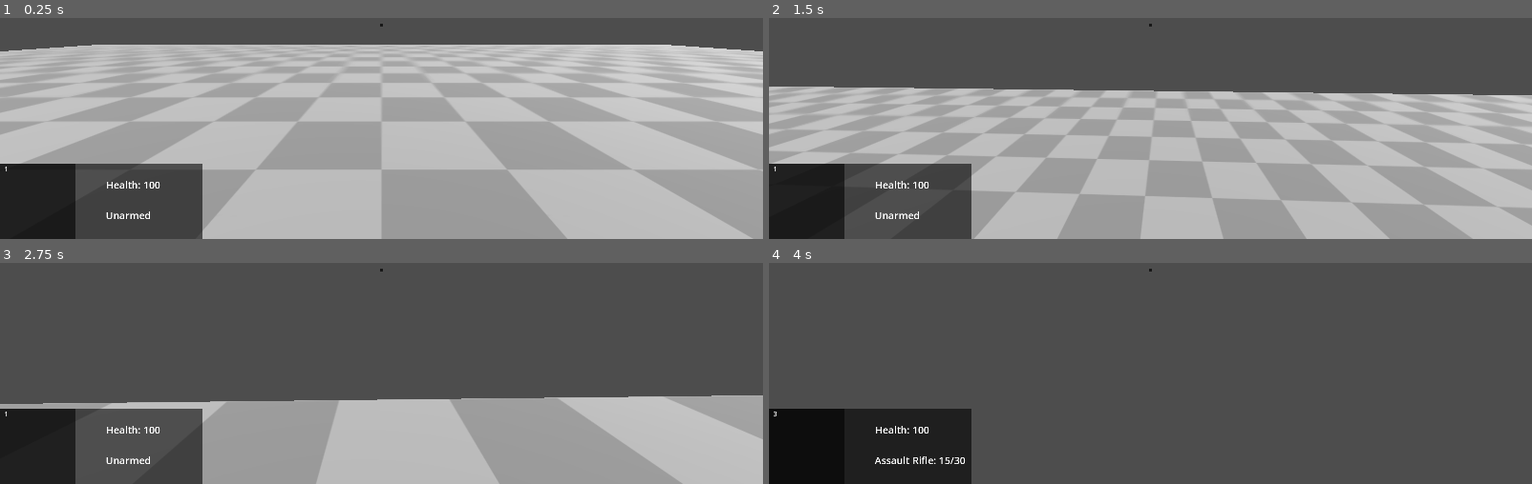
Above: before the commit, frames 1-4 (two rows, left to right).
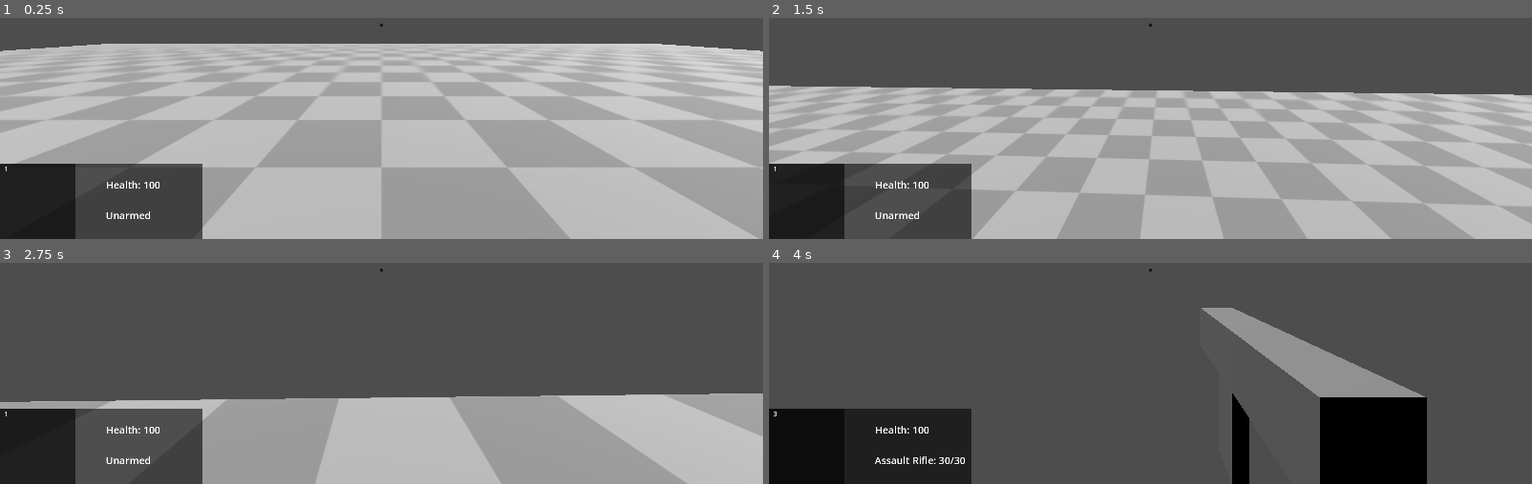
Above: after the commit, the same moments.

Repository: Robertsonl1/game_development_2024
Game: Godot game, scene res://scenes/main.tscn
Two runs of this game, one before a commit and one after it. Both use one fixed random seed, a clock stepped at 60 frames per second and the inputs below.
Inputs (mouse positions are in pixels of both pictures, inside the frame that each line leads up to):
- Up to frame 1 (0.25 s): no input
- Up to frame 2 (1.5 s): tap Enter at 0.5 s; move the mouse to (1188, 22) at 0.52 s; hold W (forwards) from 0.53 s (still down); click (1188, 22) at 0.6 s; tap Space (jump) at 0.77 s; move the mouse to (1112, 26) at 1.27 s; tap 1 (empty) at 1.35 s
- Up to frame 3 (2.75 s): keep holding W (forwards); tap Space (jump) at 1.52 s; click (343, 271) at 1.55 s; move the mouse to (outside the picture) at 2.02 s; click (outside the picture) at 2.1 s
- Up to frame 4 (4 s): keep holding W (forwards); move the mouse to (1142, 276) at 2.77 s; tap 2 (primary) at 2.85 s; tap Space (jump) at 3.02, 3.5, 3.77 s; click (1142, 276) at 3.05 s; move the mouse to (1203, 276) at 3.52 s; tap 3 (secondary) at 3.6 s; click (1203, 276) at 3.8 s

The runs differ from the first frame. In frame 1, 2.6% of the frame differs, in the area x 0-100%, y 11-100%; in frame 2, 0.7%; in frame 3, 1.2%; in frame 4, 10%, in the area x 22-87%, y 20-100%.

Commit message:
fixed

Diff:
--- a/game_development_2024-main/project.godot
+++ b/game_development_2024-main/project.godot
@@ -82,3 +82,8 @@
 "events": [Object(InputEventKey,"resource_local_to_scene":false,"resource_name":"","device":-1,"window_id":0,"alt_pressed":false,"shift_pressed":false,"ctrl_pressed":false,"meta_pressed":false,"pressed":false,"keycode":0,"physical_keycode":82,"key_label":0,"unicode":114,"echo":false,"script":null)
 ]
 }
+debugaction={
+"deadzone": 0.5,
+"events": [Object(InputEventKey,"resource_local_to_scene":false,"resource_name":"","device":-1,"window_id":0,"alt_pressed":false,"shift_pressed":false,"ctrl_pressed":false,"meta_pressed":false,"pressed":false,"keycode":0,"physical_keycode":96,"key_label":0,"unicode":0,"echo":false,"script":null)
+]
+}
--- a/game_development_2024-main/scenes/main.tscn
+++ b/game_development_2024-main/scenes/main.tscn
@@ -1,7 +1,7 @@
-[gd_scene load_steps=9 format=3 uid="uid://c01q7bftr3cro"]
+[gd_scene load_steps=9 format=3 uid="uid://1hrlieyp85wi"]
 
 [ext_resource type="Texture2D" uid="uid://yubb6ou4f7j4" path="res://data/textures/placeholder.png" id="1_ayfrv"]
-[ext_resource type="PackedScene" uid="uid://bwnkle17ik1nl" path="res://scenes/player.tscn" id="1_gn6kh"]
+[ext_resource type="PackedScene" uid="uid://d2nxinnku83xw" path="res://scenes/player/player.tscn" id="1_gn6kh"]
 [ext_resource type="PackedScene" uid="uid://b5c2k5kofgpp7" path="res://scenes/weapons/ammopickup/ammo_pickup.tscn" id="3_hfh1v"]
 
 [sub_resource type="BoxShape3D" id="BoxShape3D_i7h4c"]
@@ -37,7 +37,7 @@
 surface_material_override/0 = SubResource("StandardMaterial3D_2jdyt")
 
 [node name="StaticBody3D2" type="StaticBody3D" parent="."]
-transform = Transform3D(1, 0, 0, 0, 1, 0, 0, 0, 1, -8.02451, 9.20583, 5.81385)
+transform = Transform3D(1, 0, 0, 0, 1, 0, 0, 0, 1, -2.0231, 2.12688, 5.81385)
 
 [node name="MeshInstance3D" type="MeshInstance3D" parent="StaticBody3D2"]
 mesh = SubResource("BoxMesh_ierog")
@@ -45,5 +45,32 @@
 [node name="CollisionShape3D" type="CollisionShape3D" parent="StaticBody3D2"]
 shape = SubResource("BoxShape3D_uonfk")
 
+[node name="StaticBody3D3" type="StaticBody3D" parent="."]
+transform = Transform3D(1, 0, 0, 0, 1, 0, 0, 0, 1, -2.0231, 3.06027, 7.64956)
+
+[node name="MeshInstance3D" type="MeshInstance3D" parent="StaticBody3D3"]
+mesh = SubResource("BoxMesh_ierog")
+
+[node name="CollisionShape3D" type="CollisionShape3D" parent="StaticBody3D3"]
+shape = SubResource("BoxShape3D_uonfk")
+
+[node name="StaticBody3D4" type="StaticBody3D" parent="."]
+transform = Transform3D(1, 0, 0, 0, 1, 0, 0, 0, 1, -2.0231, 1.0187, 4.00314)
+
+[node name="MeshInstance3D" type="MeshInstance3D" parent="StaticBody3D4"]
+mesh = SubResource("BoxMesh_ierog")
+
+[node name="CollisionShape3D" type="CollisionShape3D" parent="StaticBody3D4"]
+shape = SubResource("BoxShape3D_uonfk")
+
+[node name="StaticBody3D5" type="StaticBody3D" parent="."]
+transform = Transform3D(1, 0, 0, 0, 1, 0, 0, 0, 1, -2.0231, 4.04911, 9.89539)
+
+[node name="MeshInstance3D" type="MeshInstance3D" parent="StaticBody3D5"]
+mesh = SubResource("BoxMesh_ierog")
+
+[node name="CollisionShape3D" type="CollisionShape3D" parent="StaticBody3D5"]
+shape = SubResource("BoxShape3D_uonfk")
+
 [node name="AmmoPickup" parent="." instance=ExtResource("3_hfh1v")]
 transform = Transform3D(1, 0, 0, 0, 1, 0, 0, 0, 1, 17.1681, 0.735694, -0.136473)
--- a/game_development_2024-main/scripts/characters/player/player.gd
+++ b/game_development_2024-main/scenes/player/player.gd
@@ -2,7 +2,6 @@
 
 signal playerdied
 
-var speed = 10
 var walkspeed = 10
 var crouchspeed = 5
 var sprintspeed = 15
@@ -49,20 +48,20 @@
 				MOUSE_BUTTON_WHEEL_DOWN:
 					weapon_manager.previous_weapon()
 
-func _physics_process(delta):
+func _physics_process(_delta):
 
 	process_weapons()
-	process_movement(delta)
+	process_movement(_delta)
 
 
-func process_movement(delta):
+func process_movement(_delta):
 # Stops all vertical momentum when the player's head hits a ceiling
 	if is_on_ceiling():
 		gravity_vec = Vector3.ZERO
 
 	# Applys gravity to the player when they are not on the ground
 	if not is_on_floor():
-		gravity_vec += Vector3.DOWN * gravity * delta
+		gravity_vec += Vector3.DOWN * gravity * _delta
 		horizontal_acceleration = air_acceleration
 	else:
 		gravity_vec = -get_floor_normal()
@@ -76,7 +75,7 @@
 	var input_dir = Input.get_vector("left", "right", "forwards", "backwards")
 	direction = (transform.basis * Vector3(input_dir.x, 0, input_dir.y)).normalized()
 
-	horizontal_velocity = horizontal_velocity.lerp(direction * truespeed, horizontal_acceleration * delta)
+	horizontal_velocity = horizontal_velocity.lerp(direction * truespeed, horizontal_acceleration * _delta)
 	movement.z = horizontal_velocity.z + gravity_vec.z
 	movement.x = horizontal_velocity.x + gravity_vec.x
 	movement.y = gravity_vec.y
--- a/game_development_2024-main/scenes/player.tscn
+++ b/game_development_2024-main/scenes/player/player.tscn
@@ -1,6 +1,6 @@
-[gd_scene load_steps=9 format=3 uid="uid://bwnkle17ik1nl"]
+[gd_scene load_steps=9 format=3 uid="uid://d2nxinnku83xw"]
 
-[ext_resource type="Script" path="res://scripts/characters/player/player.gd" id="1_pcdq5"]
+[ext_resource type="Script" path="res://scenes/player/player.gd" id="1_hl7cn"]
 [ext_resource type="Script" path="res://scenes/weapons/weapon_manager.gd" id="2_3t5l0"]
 [ext_resource type="PackedScene" uid="uid://dp2532qasylyo" path="res://scenes/weapons/armed/handcannon/handcannon.tscn" id="2_24c3m"]
 [ext_resource type="PackedScene" uid="uid://b5ds11qrvkbyu" path="res://scenes/weapons/armed/assaultrifle/assault_rifle.tscn" id="3_1sxk0"]
@@ -13,7 +13,7 @@
 
 [node name="Player" type="CharacterBody3D"]
 transform = Transform3D(1, 0, 0, 0, 1, 0, 0, 0, 1, 0, 1, 0)
-script = ExtResource("1_pcdq5")
+script = ExtResource("1_hl7cn")
 
 [node name="MeshInstance3D" type="MeshInstance3D" parent="."]
 mesh = SubResource("CapsuleMesh_k4s4p")
@@ -25,7 +25,7 @@
 transform = Transform3D(1, 0, 0, 0, 1, 0, 0, 0, 1, 0, 0.572963, 0)
 
 [node name="Camera3D" type="Camera3D" parent="Head"]
-transform = Transform3D(1, 0, 0, 0, 1, 0, 0, 0, 1, 0, 0.155617, 0)
+transform = Transform3D(1, 0, 0, 0, 1, 0, 0, 0, 1, 0, 0.128561, 0)
 
 [node name="RayCast3D" type="RayCast3D" parent="Head/Camera3D"]
 target_position = Vector3(0, 0, -100)
@@ -35,9 +35,12 @@
 
 [node name="HandCannon" parent="Head/Hand" instance=ExtResource("2_24c3m")]
 transform = Transform3D(1, 0, 0, 0, 1, 0, 0, 0, 1, 0.224, -0.101, -0.354)
+ammo_in_mag = 7
+damage = 50
 
 [node name="AssaultRifle" parent="Head/Hand" instance=ExtResource("3_1sxk0")]
 transform = Transform3D(1, 0, 0, 0, 1, 0, 0, 0, 1, 0.158, -0.007, -0.437)
+ammo_in_mag = 30
 
 [node name="Unarmed" parent="Head/Hand" instance=ExtResource("4_jfo8s")]
 
--- a/game_development_2024-main/scenes/singletons/global.gd
+++ b/game_development_2024-main/scenes/singletons/global.gd
@@ -2,7 +2,7 @@
 
 
 func instantiate_node(packed_scene, pos = null, parent = null):
-	var clone = packed_scene.instance()
+	var clone = packed_scene.instantiate()
 
 	var root = get_tree().root
 	if parent == null:
--- a/game_development_2024-main/scenes/weapons/ammopickup/ammo_pickup.tscn
+++ b/game_development_2024-main/scenes/weapons/ammopickup/ammo_pickup.tscn
@@ -6,7 +6,7 @@
 size = Vector3(0.15, 0.15, 0.15)
 
 [sub_resource type="BoxShape3D" id="BoxShape3D_2vkli"]
-size = Vector3(0.5, 0.5, 0.4)
+size = Vector3(0.5, 0.5, 0.5)
 
 [node name="AmmoPickup" type="Area3D"]
 script = ExtResource("1_imjl3")
--- a/game_development_2024-main/scenes/weapons/armed/armed.gd
+++ b/game_development_2024-main/scenes/weapons/armed/armed.gd
@@ -34,7 +34,7 @@
 		if ammo_in_mag > 0:
 			if not is_firing:
 				is_firing = true
-				animation_player.get_animation("Fire").loop = true
+				animation_player.get_animation("Fire")
 				animation_player.play("Fire", -1.0, fire_rate)
 
 			return
@@ -44,7 +44,8 @@
 
 func fire_stop():
 	is_firing = false
-	animation_player.get_animation("Fire").loop = false
+	animation_player.get_animation("Fire")
+	animation_player.play("RESET")
 
 
 func fire_bullet():    # Will be called from the animation track
@@ -74,11 +75,13 @@
 
 # Equip/Unequip Cycle
 func equip():
+	show_weapon()
 	animation_player.play("Equip", -1.0, equip_speed)
 	is_reloading = false
 
 func unequip():
 	animation_player.play("Unequip", -1.0, unequip_speed)
+	hide_weapon()
 
 func is_equip_finished():
 	if is_equipped:
--- a/game_development_2024-main/scenes/weapons/armed/assaultrifle/assault_rifle.gd
+++ b/game_development_2024-main/scenes/weapons/armed/assaultrifle/assault_rifle.gd
@@ -9,4 +9,4 @@
 
 
 func on_animation_finish(anim_name):
-	on_animation_finish(anim_name)
+	super.on_animation_finish(anim_name)
--- a/game_development_2024-main/scenes/weapons/armed/assaultrifle/assault_rifle.tscn
+++ b/game_development_2024-main/scenes/weapons/armed/assaultrifle/assault_rifle.tscn
@@ -11,61 +11,6 @@
 
 [sub_resource type="BoxMesh" id="BoxMesh_250oj"]
 size = Vector3(0.076, 0.09, 0.478)
-
-[sub_resource type="Animation" id="Animation_ecdyw"]
-length = 0.001
-tracks/0/type = "value"
-tracks/0/imported = false
-tracks/0/enabled = true
-tracks/0/path = NodePath("Root/Anchor:rotation")
-tracks/0/interp = 1
-tracks/0/loop_wrap = true
-tracks/0/keys = {
-"times": PackedFloat32Array(0),
-"transitions": PackedFloat32Array(1),
-"update": 0,
-"values": [Vector3(0, 0, 0)]
-}
-tracks/1/type = "value"
-tracks/1/imported = false
-tracks/1/enabled = true
-tracks/1/path = NodePath("Root/Anchor/Body:position")
-tracks/1/interp = 1
-tracks/1/loop_wrap = true
-tracks/1/keys = {
-"times": PackedFloat32Array(0),
-"transitions": PackedFloat32Array(1),
-"update": 0,
-"values": [Vector3(0, 0, -0.5)]
-}
-tracks/2/type = "value"
-tracks/2/imported = false
-tracks/2/enabled = true
-tracks/2/path = NodePath("Root/Anchor/Body:rotation")
-tracks/2/interp = 1
-tracks/2/loop_wrap = true
-tracks/2/keys = {
-"times": PackedFloat32Array(0),
-"transitions": PackedFloat32Array(1),
-"update": 0,
-"values": [Vector3(0, 0, 0)]
-}
-
-[sub_resource type="Animation" id="Animation_da6tu"]
-resource_name = "deequip"
-length = 0.1
-tracks/0/type = "value"
-tracks/0/imported = false
-tracks/0/enabled = true
-tracks/0/path = NodePath("Root/Anchor:rotation")
-tracks/0/interp = 1
-tracks/0/loop_wrap = true
-tracks/0/keys = {
-"times": PackedFloat32Array(0, 0.1),
-"transitions": PackedFloat32Array(1, 1),
-"update": 0,
-"values": [Vector3(0, 0, 0), Vector3(-1.5708, 0, 0)]
-}
 
 [sub_resource type="Animation" id="Animation_8pbj5"]
 resource_name = "equip"
@@ -127,6 +72,45 @@
 }]
 }
 
+[sub_resource type="Animation" id="Animation_ecdyw"]
+length = 0.001
+tracks/0/type = "value"
+tracks/0/imported = false
+tracks/0/enabled = true
+tracks/0/path = NodePath("Root/Anchor:rotation")
+tracks/0/interp = 1
+tracks/0/loop_wrap = true
+tracks/0/keys = {
+"times": PackedFloat32Array(0),
+"transitions": PackedFloat32Array(1),
+"update": 0,
+"values": [Vector3(0, 0, 0)]
+}
+tracks/1/type = "value"
+tracks/1/imported = false
+tracks/1/enabled = true
+tracks/1/path = NodePath("Root/Anchor/Body:position")
+tracks/1/interp = 1
+tracks/1/loop_wrap = true
+tracks/1/keys = {
+"times": PackedFloat32Array(0),
+"transitions": PackedFloat32Array(1),
+"update": 0,
+"values": [Vector3(0, 0, -0.5)]
+}
+tracks/2/type = "value"
+tracks/2/imported = false
+tracks/2/enabled = true
+tracks/2/path = NodePath("Root/Anchor/Body:rotation")
+tracks/2/interp = 1
+tracks/2/loop_wrap = true
+tracks/2/keys = {
+"times": PackedFloat32Array(0),
+"transitions": PackedFloat32Array(1),
+"update": 0,
+"values": [Vector3(0, 0, 0)]
+}
+
 [sub_resource type="Animation" id="Animation_sfcip"]
 resource_name = "reload"
 tracks/0/type = "value"
@@ -154,6 +138,22 @@
 "values": [Vector3(0, 0, 0), Vector3(0.683392, 0.477245, 0.315605), Vector3(-0.440282, -0.601729, 0.823189), Vector3(0, 0, 0)]
 }
 
+[sub_resource type="Animation" id="Animation_da6tu"]
+resource_name = "deequip"
+length = 0.1
+tracks/0/type = "value"
+tracks/0/imported = false
+tracks/0/enabled = true
+tracks/0/path = NodePath("Root/Anchor:rotation")
+tracks/0/interp = 1
+tracks/0/loop_wrap = true
+tracks/0/keys = {
+"times": PackedFloat32Array(0, 0.1),
+"transitions": PackedFloat32Array(1, 1),
+"update": 0,
+"values": [Vector3(0, 0, 0), Vector3(-1.5708, 0, 0)]
+}
+
 [sub_resource type="AnimationLibrary" id="AnimationLibrary_i1cnj"]
 _data = {
 "Equip": SubResource("Animation_8pbj5"),
--- a/game_development_2024-main/scenes/weapons/armed/handcannon/handcannon.gd
+++ b/game_development_2024-main/scenes/weapons/armed/handcannon/handcannon.gd
@@ -9,4 +9,4 @@
 
 
 func on_animation_finish(anim_name):
-	on_animation_finish(anim_name)
+	super.on_animation_finish(anim_name)
--- a/game_development_2024-main/scenes/weapons/armed/handcannon/handcannon.tscn
+++ b/game_development_2024-main/scenes/weapons/armed/handcannon/handcannon.tscn
@@ -8,61 +8,6 @@
 
 [sub_resource type="BoxMesh" id="BoxMesh_n23jv"]
 size = Vector3(0.055, 0.135, 0.068)
-
-[sub_resource type="Animation" id="Animation_dp3oj"]
-length = 0.001
-tracks/0/type = "value"
-tracks/0/imported = false
-tracks/0/enabled = true
-tracks/0/path = NodePath("Root/Anchor:rotation")
-tracks/0/interp = 1
-tracks/0/loop_wrap = true
-tracks/0/keys = {
-"times": PackedFloat32Array(0),
-"transitions": PackedFloat32Array(1),
-"update": 0,
-"values": [Vector3(0, 0, 0)]
-}
-tracks/1/type = "value"
-tracks/1/imported = false
-tracks/1/enabled = true
-tracks/1/path = NodePath("Root/Anchor/Body:rotation")
-tracks/1/interp = 1
-tracks/1/loop_wrap = true
-tracks/1/keys = {
-"times": PackedFloat32Array(0),
-"transitions": PackedFloat32Array(1),
-"update": 0,
-"values": [Vector3(0, 0, 0)]
-}
-tracks/2/type = "value"
-tracks/2/imported = false
-tracks/2/enabled = true
-tracks/2/path = NodePath("Root/Anchor/Body:position")
-tracks/2/interp = 1
-tracks/2/loop_wrap = true
-tracks/2/keys = {
-"times": PackedFloat32Array(0),
-"transitions": PackedFloat32Array(1),
-"update": 0,
-"values": [Vector3(0, 0, -0.5)]
-}
-
-[sub_resource type="Animation" id="Animation_sk1e2"]
-resource_name = "deequip"
-length = 0.1
-tracks/0/type = "value"
-tracks/0/imported = false
-tracks/0/enabled = true
-tracks/0/path = NodePath("Root/Anchor:rotation")
-tracks/0/interp = 1
-tracks/0/loop_wrap = true
-tracks/0/keys = {
-"times": PackedFloat32Array(0, 0.1),
-"transitions": PackedFloat32Array(1, 1),
-"update": 0,
-"values": [Vector3(0, 0, 0), Vector3(-1.5708, 0, 0)]
-}
 
 [sub_resource type="Animation" id="Animation_wig5a"]
 resource_name = "equip"
@@ -123,6 +68,45 @@
 }]
 }
 
+[sub_resource type="Animation" id="Animation_dp3oj"]
+length = 0.001
+tracks/0/type = "value"
+tracks/0/imported = false
+tracks/0/enabled = true
+tracks/0/path = NodePath("Root/Anchor:rotation")
+tracks/0/interp = 1
+tracks/0/loop_wrap = true
+tracks/0/keys = {
+"times": PackedFloat32Array(0),
+"transitions": PackedFloat32Array(1),
+"update": 0,
+"values": [Vector3(0, 0, 0)]
+}
+tracks/1/type = "value"
+tracks/1/imported = false
+tracks/1/enabled = true
+tracks/1/path = NodePath("Root/Anchor/Body:rotation")
+tracks/1/interp = 1
+tracks/1/loop_wrap = true
+tracks/1/keys = {
+"times": PackedFloat32Array(0),
+"transitions": PackedFloat32Array(1),
+"update": 0,
+"values": [Vector3(0, 0, 0)]
+}
+tracks/2/type = "value"
+tracks/2/imported = false
+tracks/2/enabled = true
+tracks/2/path = NodePath("Root/Anchor/Body:position")
+tracks/2/interp = 1
+tracks/2/loop_wrap = true
+tracks/2/keys = {
+"times": PackedFloat32Array(0),
+"transitions": PackedFloat32Array(1),
+"update": 0,
+"values": [Vector3(0, 0, -0.5)]
+}
+
 [sub_resource type="Animation" id="Animation_gta05"]
 resource_name = "reload"
 step = 0.05
@@ -149,6 +133,22 @@
 "transitions": PackedFloat32Array(1, 1, 1, 1, 1, 1, 1),
 "update": 0,
 "values": [Vector3(0, 0, -0.5), Vector3(-0.118105, 0.029061, -0.556024), Vector3(0.22404, 0, -0.559268), Vector3(0.231667, 0.0130464, -0.521576), Vector3(-0.230586, 0.136397, -0.533717), Vector3(-0.230586, 0.136397, -0.533717), Vector3(0, 0, -0.5)]
+}
+
+[sub_resource type="Animation" id="Animation_sk1e2"]
+resource_name = "deequip"
+length = 0.1
+tracks/0/type = "value"
+tracks/0/imported = false
+tracks/0/enabled = true
+tracks/0/path = NodePath("Root/Anchor:rotation")
+tracks/0/interp = 1
+tracks/0/loop_wrap = true
+tracks/0/keys = {
+"times": PackedFloat32Array(0, 0.1),
+"transitions": PackedFloat32Array(1, 1),
+"update": 0,
+"values": [Vector3(0, 0, 0), Vector3(-1.5708, 0, 0)]
 }
 
 [sub_resource type="AnimationLibrary" id="AnimationLibrary_vdmiv"]
--- a/game_development_2024-main/scenes/weapons/muzzle_flash.tscn
+++ b/game_development_2024-main/scenes/weapons/muzzle_flash.tscn
@@ -16,8 +16,8 @@
 material = SubResource("StandardMaterial3D_3al35")
 
 [node name="MuzzleFlash" type="GPUParticles3D"]
-emitting = false
 lifetime = 0.25
+one_shot = true
 speed_scale = 5.0
 explosiveness = 1.0
 process_material = SubResource("ParticleProcessMaterial_v148b")
--- a/game_development_2024-main/scenes/weapons/weapon_manager.gd
+++ b/game_development_2024-main/scenes/weapons/weapon_manager.gd
@@ -54,7 +54,7 @@
 
 
 # Process will be called when changing weapons
-func process(_delta):
+func _process(_delta):
 
 	if unequipped_weapon == false:
 		if current_weapon.is_unequip_finished() == false:
